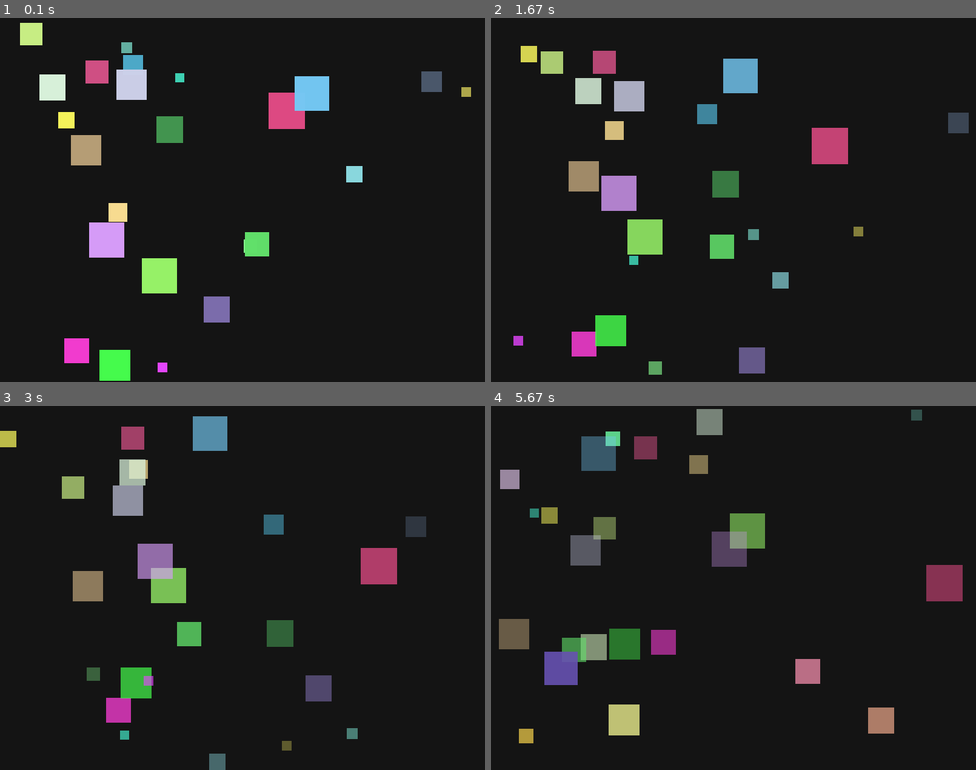
Above: before the commit, frames 1-4 (two rows, left to right).
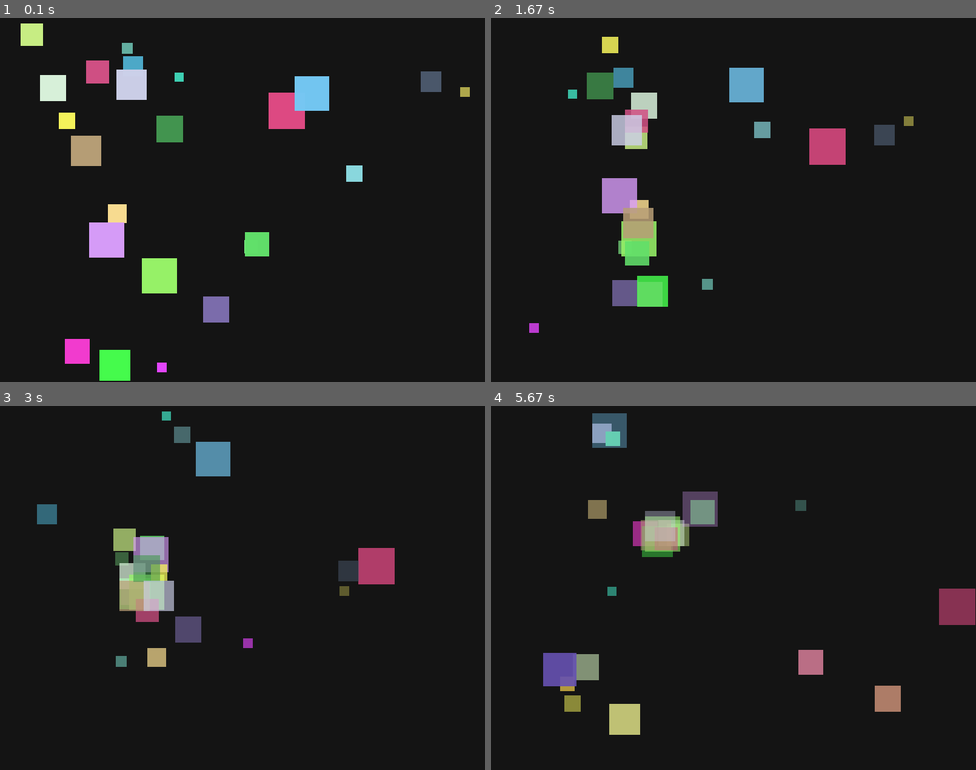
Above: after the commit, the same moments.

Repository: Chloee-pham/lab8-pygame
Game: pygame game, started from main.py
Two runs of this game, one before a commit and one after it. Both use one fixed random seed, a clock stepped at 60 frames per second and the inputs below.
Inputs:
- Up to frame 1 (0.1 s): no input
- Up to frame 2 (1.67 s): no input
- Up to frame 3 (3 s): no input
- Up to frame 4 (5.67 s): no input

The runs differ from the first frame. In frame 1, 0.3% of the frame differs, in the area x 4-98%, y 1-98%; in frame 2, 9.9%; in frame 3, 10%; in frame 4, 11%, in the area x 1-100%, y 0-93%.

Commit message:
exam:init - MY_EXAM.md

Diff:
--- a/main.py
+++ b/main.py
@@ -1,6 +1,7 @@
 from __future__ import annotations
 
 from dataclasses import dataclass, field
+import math
 import random
 from typing import List
 
@@ -21,6 +22,11 @@
 BOUNCE_DAMPING = 0.82
 MIN_LIFESPAN = 3.0   # seconds
 MAX_LIFESPAN = 10.0  # seconds
+
+# --- Predator / prey tuning ---
+CHASE_WEIGHT = 0.55
+MIN_SIZE_DELTA = 6
+DETECTION_RADIUS = 220.0
 
 
 @dataclass
@@ -66,7 +72,7 @@
     """Create the window and clock."""
     pygame.init()
     screen = pygame.display.set_mode((WINDOW_WIDTH, WINDOW_HEIGHT))
-    pygame.display.set_caption("Lab 8 - Moving Squares (Life Span / Rebirth)")
+    pygame.display.set_caption("Lab 8 - Moving Squares (Small Chases Big)")
     clock = pygame.time.Clock()
     return screen, clock
 
@@ -114,6 +120,32 @@
     return True
 
 
+def _center(square: MovingSquare) -> tuple[float, float]:
+    return square.x + square.size / 2, square.y + square.size / 2
+
+
+def _find_nearest_larger_target(
+    chaser: MovingSquare,
+    squares: List[MovingSquare],
+) -> MovingSquare | None:
+    """Return the closest square that is meaningfully larger, within detection radius."""
+    px, py = _center(chaser)
+    best: MovingSquare | None = None
+    best_dist = DETECTION_RADIUS
+
+    for candidate in squares:
+        if candidate is chaser:
+            continue
+        if candidate.size - chaser.size < MIN_SIZE_DELTA:
+            continue
+        cx, cy = _center(candidate)
+        dist = math.hypot(cx - px, cy - py)
+        if dist < best_dist:
+            best_dist = dist
+            best = candidate
+    return best
+
+
 def update_squares(squares: List[MovingSquare], dt_seconds: float) -> None:
     """Update all squares for one frame, including life span / rebirth."""
     for square in squares:
@@ -123,12 +155,35 @@
             rebirth_square(square)
             continue  # skip movement update for the reborn square this frame
 
-        # --- Jitter movement ---
+        # --- Base jitter ---
         speed_scale = BASE_SQUARE_SIZE / square.size
         max_speed = BASE_MAX_JITTER_SPEED * speed_scale
 
-        square.vx += random.uniform(-JITTER_ACCELERATION, JITTER_ACCELERATION) * dt_seconds
-        square.vy += random.uniform(-JITTER_ACCELERATION, JITTER_ACCELERATION) * dt_seconds
+        jitter_ax = random.uniform(-JITTER_ACCELERATION, JITTER_ACCELERATION)
+        jitter_ay = random.uniform(-JITTER_ACCELERATION, JITTER_ACCELERATION)
+
+        # --- Chase / flee directed acceleration ---
+        directed_ax = 0.0
+        directed_ay = 0.0
+
+        target = _find_nearest_larger_target(square, squares)
+        if target is not None:
+            # Smaller square: steer toward a larger target.
+            sx, sy = _center(square)
+            tx, ty = _center(target)
+            dx, dy = tx - sx, ty - sy
+            dist = math.hypot(dx, dy) or 1.0
+            # Scale force so it's stronger up close (inverse falloff, clamped).
+            strength = JITTER_ACCELERATION * min(DETECTION_RADIUS / dist, 3.0)
+            directed_ax = (dx / dist) * strength
+            directed_ay = (dy / dist) * strength
+
+        # Blend jitter and directed acceleration.
+        ax = jitter_ax * (1.0 - CHASE_WEIGHT) + directed_ax * CHASE_WEIGHT
+        ay = jitter_ay * (1.0 - CHASE_WEIGHT) + directed_ay * CHASE_WEIGHT
+
+        square.vx += ax * dt_seconds
+        square.vy += ay * dt_seconds
 
         square.vx = max(-max_speed, min(max_speed, square.vx))
         square.vy = max(-max_speed, min(max_speed, square.vy))
--- /dev/null
+++ b/quiz/questions.json
@@ -0,0 +1,393 @@
+{
+  "quizzes": [
+    {
+      "id": "pygame-basics",
+      "title": "Pygame Fundamentals",
+      "description": "Test your knowledge of Pygame core concepts and this project's simulation",
+      "difficulty": "beginner",
+      "timeLimit": 600,
+      "questions": [
+        {
+          "id": 1,
+          "question": "What is the target frame rate (FPS) for the Lab 8 Pygame simulation?",
+          "type": "multiple-choice",
+          "options": ["30 FPS", "60 FPS", "120 FPS", "144 FPS"],
+          "correct": 1,
+          "explanation": "The simulation runs at 60 FPS as specified in the WINDOW_WIDTH and FPS constants."
+        },
+        {
+          "id": 2,
+          "question": "Which class represents a square entity in the simulation?",
+          "type": "multiple-choice",
+          "options": ["Square", "Entity", "MovingSquare", "GameObject"],
+          "correct": 2,
+          "explanation": "MovingSquare is a dataclass that stores position, velocity, size, color, and lifecycle data."
+        },
+        {
+          "id": 3,
+          "question": "What function is responsible for rendering one frame in the Pygame simulation?",
+          "type": "multiple-choice",
+          "options": ["render()", "draw_scene()", "paint()", "display()"],
+          "correct": 1,
+          "explanation": "The draw_scene() function clears the background, draws squares, and flips the display buffer."
+        },
+        {
+          "id": 4,
+          "question": "What is the main entry point for running the Pygame simulation?",
+          "type": "multiple-choice",
+          "options": ["start()", "main()", "run()", "play()"],
+          "correct": 2,
+          "explanation": "The run() function orchestrates the main game loop and is called from __main__."
+        },
+        {
+          "id": 5,
+          "question": "Which parameter controls the blend between random jitter and directed chase behavior?",
+          "type": "multiple-choice",
+          "options": [
+            "JITTER_ACCELERATION",
+            "CHASE_WEIGHT",
+            "DETECTION_RADIUS",
+            "BASE_MAX_JITTER_SPEED"
+          ],
+          "correct": 1,
+          "explanation": "CHASE_WEIGHT (default 0.55) controls how much the movement blends jitter vs. chase toward larger squares."
+        }
+      ]
+    },
+    {
+      "id": "physics-simulation",
+      "title": "Physics & Movement",
+      "description": "Questions about physics simulation, collision detection, and movement mechanics",
+      "difficulty": "intermediate",
+      "timeLimit": 900,
+      "questions": [
+        {
+          "id": 1,
+          "question": "What does the BOUNCE_DAMPING coefficient (0.82) represent?",
+          "type": "multiple-choice",
+          "options": [
+            "Speed of bouncing",
+            "Energy loss on wall collision",
+            "Bounce height multiplier",
+            "Wall friction coefficient"
+          ],
+          "correct": 1,
+          "explanation": "BOUNCE_DAMPING (0.82) means squares retain 82% of velocity after wall collision, losing 18% as energy dissipation."
+        },
+        {
+          "id": 2,
+          "question": "What is the detection radius for finding chase targets?",
+          "type": "multiple-choice",
+          "options": ["100 pixels", "150 pixels", "220 pixels", "300 pixels"],
+          "correct": 2,
+          "explanation": "DETECTION_RADIUS is set to 220.0 pixels, limiting target acquisition range."
+        },
+        {
+          "id": 3,
+          "question": "How does square size affect maximum velocity in the simulation?",
+          "type": "multiple-choice",
+          "options": [
+            "Larger squares move faster",
+            "Smaller squares move faster",
+            "Size has no effect",
+            "It depends on color"
+          ],
+          "correct": 1,
+          "explanation": "Smaller squares move faster due to speed_scale = BASE_SQUARE_SIZE / size, creating size-based speed scaling."
+        },
+        {
+          "id": 4,
+          "question": "What happens when a square reaches the end of its lifespan?",
+          "type": "multiple-choice",
+          "options": [
+            "It disappears permanently",
+            "It turns gray",
+            "It rebirths with random attributes",
+            "It bounces harder"
+          ],
+          "correct": 2,
+          "explanation": "The rebirth_square() function resets a square to a new random state when age >= lifespan."
+        },
+        {
+          "id": 5,
+          "question": "What is the minimum size difference (MIN_SIZE_DELTA) required to chase a target?",
+          "type": "multiple-choice",
+          "options": ["3 pixels", "5 pixels", "6 pixels", "10 pixels"],
+          "correct": 2,
+          "explanation": "MIN_SIZE_DELTA is set to 6, preventing squares from chasing targets unless they're at least 6 pixels larger."
+        }
+      ]
+    },
+    {
+      "id": "architecture-design",
+      "title": "Architecture & Design",
+      "description": "Test your understanding of the project architecture and system design patterns",
+      "difficulty": "intermediate",
+      "timeLimit": 900,
+      "questions": [
+        {
+          "id": 1,
+          "question": "How many independent runtimes does the Lab 8 project have?",
+          "type": "multiple-choice",
+          "options": [
+            "1 (Pygame only)",
+            "2 (Pygame + Code Explorer)",
+            "3 (including CLI)",
+            "4 or more"
+          ],
+          "correct": 1,
+          "explanation": "The project has 2 independent runtimes: the Pygame simulation and the Code Explorer web utility."
+        },
+        {
+          "id": 2,
+          "question": "Which port does the Code Explorer server run on?",
+          "type": "multiple-choice",
+          "options": ["8000", "8001", "8080", "5000"],
+          "correct": 0,
+          "explanation": "The Code Explorer runs on localhost:8000 using ThreadingHTTPServer."
+        },
+        {
+          "id": 3,
+          "question": "What is the algorithmic complexity of the nearest-target search?",
+          "type": "multiple-choice",
+          "options": ["O(1)", "O(log n)", "O(n)", "O(n²)"],
+          "correct": 3,
+          "explanation": "The _find_nearest_larger_target() function iterates through all squares, making it O(n²) per frame (n for each square)."
+        },
+        {
+          "id": 4,
+          "question": "Which data structure stores the main simulation state?",
+          "type": "multiple-choice",
+          "options": [
+            "A dictionary of squares",
+            "A list of MovingSquare objects",
+            "A set of coordinates",
+            "A 2D array grid"
+          ],
+          "correct": 1,
+          "explanation": "Simulation state is stored as a List[MovingSquare], which is updated in-place each frame."
+        },
+        {
+          "id": 5,
+          "question": "What is the resolution of the Pygame window?",
+          "type": "multiple-choice",
+          "options": ["640x480", "800x600", "1024x768", "1280x720"],
+          "correct": 1,
+          "explanation": "WINDOW_WIDTH and WINDOW_HEIGHT are set to 800 and 600 respectively."
+        }
+      ]
+    },
+    {
+      "id": "code-structure",
+      "title": "Code Organization",
+      "description": "Questions about the codebase structure, functions, and best practices",
+      "difficulty": "beginner",
+      "timeLimit": 600,
+      "questions": [
+        {
+          "id": 1,
+          "question": "What does the _make_square() function do?",
+          "type": "multiple-choice",
+          "options": [
+            "Deletes a square from the list",
+            "Creates one square with random attributes",
+            "Draws a square on screen",
+            "Checks if a square exists"
+          ],
+          "correct": 1,
+          "explanation": "_make_square() creates a single MovingSquare with randomized position, velocity, size, color, and lifespan."
+        },
+        {
+          "id": 2,
+          "question": "Which function computes the center point of a square?",
+          "type": "multiple-choice",
+          "options": [
+            "get_center()",
+            "_center()",
+            "center()",
+            "compute_center()"
+          ],
+          "correct": 1,
+          "explanation": "The _center() function returns (x + size/2, y + size/2), computing the square's center coordinates."
+        },
+        {
+          "id": 3,
+          "question": "What does handle_events() return?",
+          "type": "multiple-choice",
+          "options": [
+            "A list of events",
+            "The quit status (True = keep running, False = quit)",
+            "The number of events processed",
+            "An event object"
+          ],
+          "correct": 1,
+          "explanation": "handle_events() returns False when pygame.QUIT is triggered, signaling the game loop to exit."
+        },
+        {
+          "id": 4,
+          "question": "Type annotations in the project use which feature?",
+          "type": "multiple-choice",
+          "options": [
+            "Python 3.9 native annotations",
+            "The typing module only",
+            "from __future__ import annotations",
+            "No type annotations"
+          ],
+          "correct": 2,
+          "explanation": "The project uses 'from __future__ import annotations' for forward-compatible type hints."
+        },
+        {
+          "id": 5,
+          "question": "What method scales velocity based on square size?",
+          "type": "multiple-choice",
+          "options": [
+            "_random_velocity()",
+            "_scale_velocity()",
+            "speed_scale variable calculation",
+            "adjust_speed()"
+          ],
+          "correct": 2,
+          "explanation": "Speed scaling uses speed_scale = BASE_SQUARE_SIZE / size, making smaller squares faster."
+        }
+      ]
+    },
+    {
+      "id": "web-explorer",
+      "title": "Code Explorer Utility",
+      "description": "Questions about the web-based Code Explorer tool",
+      "difficulty": "beginner",
+      "timeLimit": 600,
+      "questions": [
+        {
+          "id": 1,
+          "question": "What port does the Code Explorer server listen on?",
+          "type": "multiple-choice",
+          "options": ["8000", "8001", "3000", "5000"],
+          "correct": 0,
+          "explanation": "The Code Explorer runs on 127.0.0.1:8000 and can be accessed at http://127.0.0.1:8000"
+        },
+        {
+          "id": 2,
+          "question": "Which API endpoint returns the repository file tree?",
+          "type": "multiple-choice",
+          "options": ["/api/files", "/api/tree", "/api/list", "/api/explore"],
+          "correct": 1,
+          "explanation": "GET /api/tree returns all files, metadata, and repository summary."
+        },
+        {
+          "id": 3,
+          "question": "How do you retrieve the content of a specific file?",
+          "type": "multiple-choice",
+          "options": [
+            "GET /api/read?file=...",
+            "GET /api/file?path=...",
+            "POST /api/content",
+            "GET /file/..."
+          ],
+          "correct": 1,
+          "explanation": "GET /api/file?path=<relative_path> returns the file content with language detection."
+        },
+        {
+          "id": 4,
+          "question": "Which directories are excluded from the Code Explorer file listings?",
+          "type": "multiple-choice",
+          "options": [
+            "Only .git",
+            ".git, .venv, __pycache__, .DS_Store",
+            "Everything in .gitignore",
+            "No directories are excluded"
+          ],
+          "correct": 1,
+          "explanation": "ignored_names = {'.git', '.venv', '__pycache__', '.DS_Store'} are filtered out for a cleaner view."
+        },
+        {
+          "id": 5,
+          "question": "What type of files does Code Explorer refuse to serve?",
+          "type": "multiple-choice",
+          "options": [
+            "Python files",
+            "Markdown files",
+            "Binary files",
+            "Large files over 1MB"
+          ],
+          "correct": 2,
+          "explanation": "Binary files are rejected; only text files matching TEXT_EXTENSIONS or named README/LICENSE are served."
+        }
+      ]
+    },
+    {
+      "id": "pygame-advanced",
+      "title": "Advanced Pygame Concepts",
+      "description": "Deep dive into Pygame mechanics and the simulation system",
+      "difficulty": "advanced",
+      "timeLimit": 1200,
+      "questions": [
+        {
+          "id": 1,
+          "question": "How is square opacity calculated in the rendering function?",
+          "type": "multiple-choice",
+          "options": [
+            "Constant 255 (fully opaque)",
+            "Based on velocity magnitude",
+            "Fades from 255 to 80 over lifespan",
+            "Random per frame"
+          ],
+          "correct": 2,
+          "explanation": "alpha = int(255 - ratio * 175) where ratio = age/lifespan, creating a visual fade effect as squares age."
+        },
+        {
+          "id": 2,
+          "question": "What is dt_seconds in the update loop?",
+          "type": "multiple-choice",
+          "options": [
+            "Display time (frames shown)",
+            "Delta time: milliseconds since last frame / 1000",
+            "Default time for physics",
+            "Data transmission seconds"
+          ],
+          "correct": 1,
+          "explanation": "dt_seconds = clock.tick(FPS) / 1000.0 converts milliseconds to seconds for frame-rate-independent physics."
+        },
+        {
+          "id": 3,
+          "question": "What is the purpose of IDLE_WAIT_MS in the main loop?",
+          "type": "multiple-choice",
+          "options": [
+            "Wait before processing input",
+            "Limit CPU usage when no events pending",
+            "Frame rate synchronization",
+            "Network timeout interval"
+          ],
+          "correct": 1,
+          "explanation": "IDLE_WAIT_MS (1 ms) pauses when no events are pending, reducing CPU usage during idle periods."
+        },
+        {
+          "id": 4,
+          "question": "How does the chase logic calculate direction to target?",
+          "type": "multiple-choice",
+          "options": [
+            "dx, dy = random vectors",
+            "dx, dy = tx - sx, ty - sy; normalized",
+            "Straight line without physics",
+            "Grid-based pathfinding"
+          ],
+          "correct": 1,
+          "explanation": "Direction is computed as (dx, dy) = (target_x - chaser_x, target_y - chaser_y), then normalized for unit direction."
+        },
+        {
+          "id": 5,
+          "question": "What does the velocity clamping do in update_squares()?",
+          "type": "multiple-choice",
+          "options": [
+            "Prevents velocity from becoming negative",
+            "Caps velocity magnitude based on square size",
+            "Resets velocity to zero each frame",
+            "Increases velocity over time"
+          ],
+          "correct": 1,
+          "explanation": "Velocity is clamped to [-max_speed, max_speed] where max_speed = BASE_MAX_JITTER_SPEED * speed_scale."
+        }
+      ]
+    }
+  ]
+}
--- /dev/null
+++ b/quiz/serve.py
@@ -0,0 +1,138 @@
+from __future__ import annotations
+
+import json
+from http import HTTPStatus
+from http.server import BaseHTTPRequestHandler, ThreadingHTTPServer
+from pathlib import Path
+from urllib.parse import parse_qs, urlparse
+
+
+ROOT = Path(__file__).resolve().parent
+QUIZ_DATA_FILE = ROOT / "questions.json"
+
+
+def load_quiz_data() -> dict[str, object]:
+    """Load quiz questions from JSON file."""
+    if not QUIZ_DATA_FILE.exists():
+        return {"quizzes": []}
+    try:
+        with open(QUIZ_DATA_FILE, "r", encoding="utf-8") as f:
+            return json.load(f)
+    except (json.JSONDecodeError, IOError):
+        return {"quizzes": []}
+
+
+class QuizHandler(BaseHTTPRequestHandler):
+    """HTTP request handler for quiz API and static assets."""
+
+    def _send_json(
+        self, payload: dict[str, object], status: HTTPStatus = HTTPStatus.OK
+    ) -> None:
+        """Send JSON response."""
+        encoded = json.dumps(payload, indent=2).encode("utf-8")
+        self.send_response(status)
+        self.send_header("Content-Type", "application/json; charset=utf-8")
+        self.send_header("Content-Length", str(len(encoded)))
+        self.end_headers()
+        self.wfile.write(encoded)
+
+    def _send_file(self, file_path: Path, content_type: str = "text/html") -> None:
+        """Send file content with appropriate MIME type."""
+        try:
+            content = file_path.read_bytes()
+            self.send_response(HTTPStatus.OK)
+            self.send_header(
+                "Content-Type",
+                f"{content_type}; charset=utf-8"
+                if content_type.startswith("text/")
+                else content_type,
+            )
+            self.send_header("Content-Length", str(len(content)))
+            self.end_headers()
+            self.wfile.write(content)
+        except (FileNotFoundError, IOError):
+            self.send_error(HTTPStatus.NOT_FOUND)
+
+    def do_GET(self) -> None:  # noqa: N802
+        """Handle GET requests."""
+        parsed = urlparse(self.path)
+
+        # API: Get all available quizzes
+        if parsed.path == "/api/quizzes":
+            quiz_data = load_quiz_data()
+            self._send_json(quiz_data)
+            return
+
+        # API: Get specific quiz
+        if parsed.path == "/api/quiz":
+            query = parse_qs(parsed.query)
+            quiz_id = query.get("id", [None])[0]
+            if not quiz_id:
+                self._send_json({"error": "Missing quiz id"}, HTTPStatus.BAD_REQUEST)
+                return
+
+            quiz_data = load_quiz_data()
+            for quiz in quiz_data.get("quizzes", []):
+                if quiz.get("id") == quiz_id:
+                    self._send_json(quiz)
+                    return
+
+            self._send_json(
+                {"error": "Quiz not found"}, HTTPStatus.NOT_FOUND
+            )
+            return
+
+        # API: Submit quiz answers and get results
+        if parsed.path == "/api/submit":
+            query = parse_qs(parsed.query)
+            quiz_id = query.get("id", [None])[0]
+            if not quiz_id:
+                self._send_json({"error": "Missing quiz id"}, HTTPStatus.BAD_REQUEST)
+                return
+
+            quiz_data = load_quiz_data()
+            for quiz in quiz_data.get("quizzes", []):
+                if quiz.get("id") == quiz_id:
+                    self._send_json({"quizId": quiz_id, "status": "submitted"})
+                    return
+
+            self._send_json(
+                {"error": "Quiz not found"}, HTTPStatus.NOT_FOUND
+            )
+            return
+
+        # Static assets
+        if parsed.path in {"/", "", "/index.html"}:
+            self._send_file(ROOT / "index.html", "text/html")
+            return
+
+        if parsed.path == "/app.js":
+            self._send_file(ROOT / "app.js", "text/javascript")
+            return
+
+        if parsed.path == "/styles.css":
+            self._send_file(ROOT / "styles.css", "text/css")
+            return
+
+        self.send_error(HTTPStatus.NOT_FOUND)
+
+    def log_message(self, format: str, *args: object) -> None:
+        """Suppress log messages."""
+        return
+
+
+def main() -> None:
+    """Start the quiz server."""
+    server = ThreadingHTTPServer(("127.0.0.1", 8001), QuizHandler)
+    print("Flash Quiz site running at http://127.0.0.1:8001")
+    print(f"Serving from: {ROOT}")
+    try:
+        server.serve_forever()
+    except KeyboardInterrupt:
+        pass
+    finally:
+        server.server_close()
+
+
+if __name__ == "__main__":
+    main()
Not shown, changed: README.md
Not shown, added: quiz/README.md
Not shown, added: .github/agents/architecture-graphs.agent.md
Not shown, added: .github/agents/code-explorer-template.html
Not shown, added: .github/agents/code-explorer.agent.md
Not shown, added: .github/agents/flash-quiz-site.agent.md
Not shown, changed: .github/agents/journal-logger.agent.md
Not shown, added: .github/agents/light-refactoring.agent.md
Not shown, changed: .gitignore
Not shown, added: ARCHITECTURE.md
Not shown, added: JOURNAL.md
Not shown, added: MY-EXAM.md
(and 4 more such lines)
